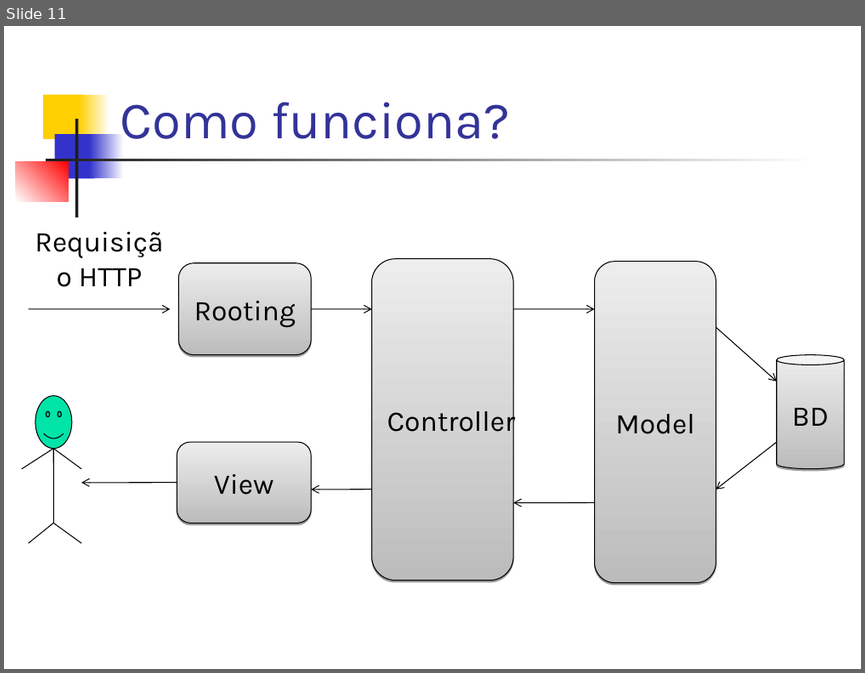
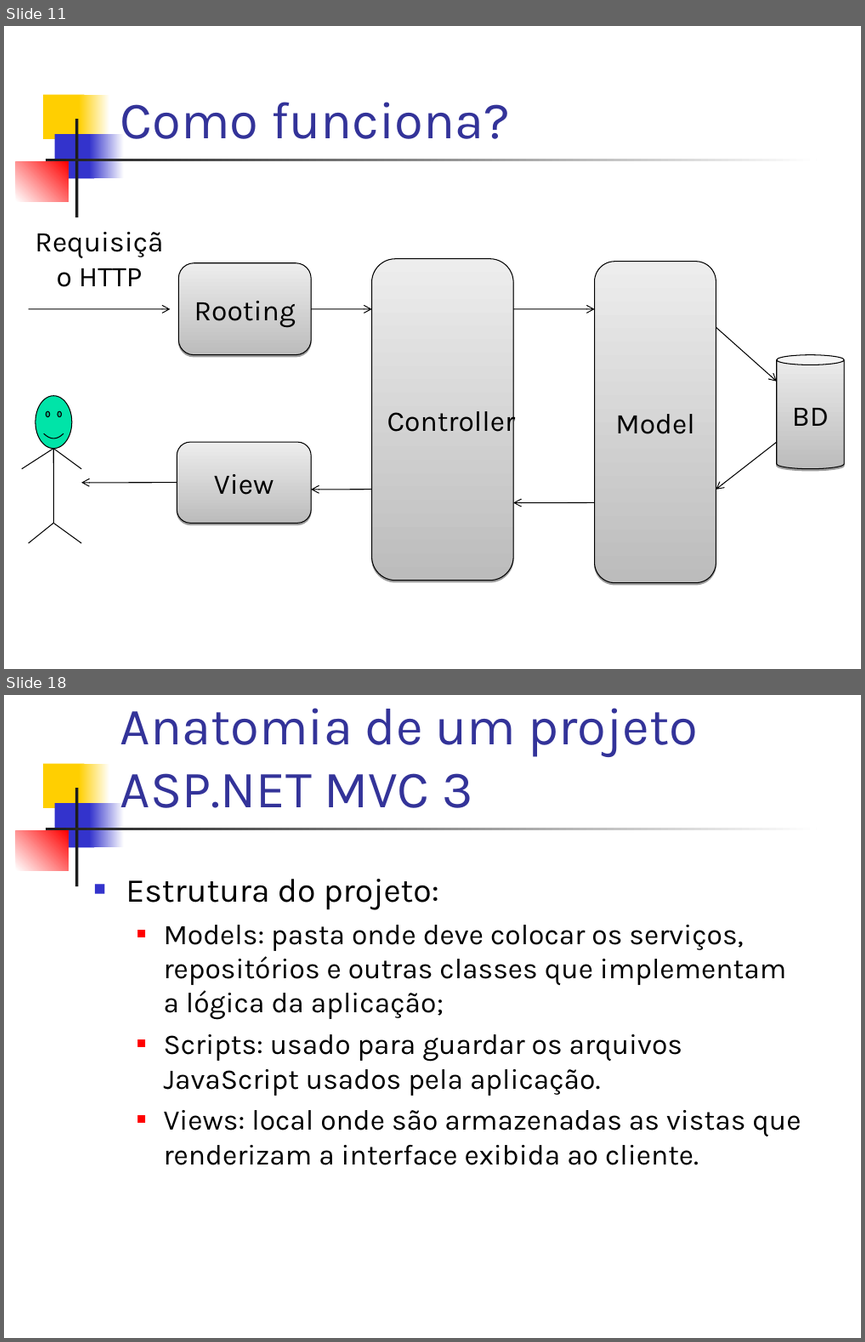
Before and after one commit to dssika/mini-curso-asp-net-mvc3, a slide deck: Slide/Mini Curso.ppt. Shown one above the other, each under a label of ours: slide 11 before the commit, slides 11 and 18 after it; the slides between them are not shown. The pictures are 865x673 and 865x1342 pixels, drawn with LibreOffice and Linux fonts; fonts in the diff are those of the drawing. Boxes give left, top, right and bottom in pixels: in the first picture for what was removed or moved away, otherwise in the second. Text is boxed around its words. In the diff, an @@ line names an element or a change of style, - is before the commit and + after.

```diff
--- a/Slide/Mini Curso.ppt
+++ b/Slide/Mini Curso.ppt
@@ slide 18 added at (x1=4, y1=695, x2=861, y2=1338), background #FFFFFF; not listed: 7 template elements that a slide beside it also shows @@
@@ title added at (x1=120, y1=708, x2=698, y2=808), 44 pt, text #333399 @@
+Anatomia de um projeto ASP.NET MVC 3
@@ text added at (x1=126, y1=879, x2=800, y2=1165), 24 pt, text #000000 @@
+■ Estrutura do projeto:
+  ■ Models: pasta onde deve colocar os serviços, repositórios e outras classes que implementam a lógica da aplicação;
+  ■ Scripts: usado para guardar os arquivos JavaScript usados pela aplicação.
+  ■ Views: local onde são armazenadas as vistas que renderizam a interface exibida ao cliente.
```
Also in this commit, not shown: 8 slides changed, 14 other slides added.
